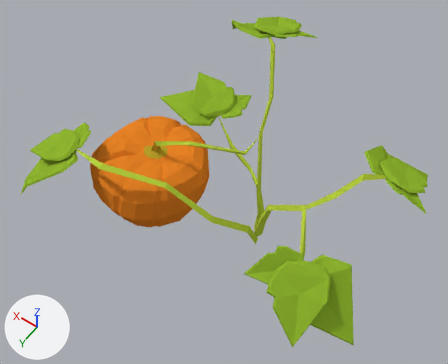
The Blender file Environment/FarmPlants/Pumpkin1.blend: old version first, new version second.
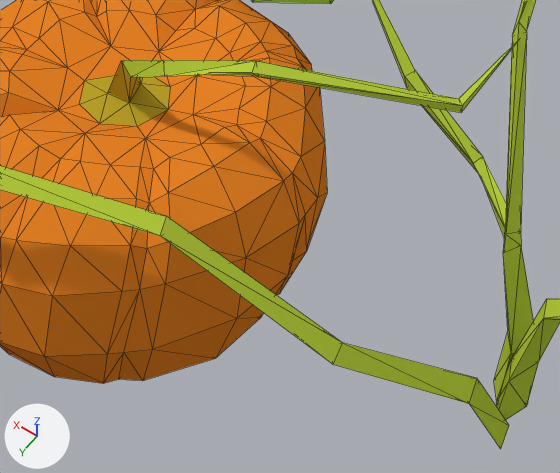
There are two pictures of each version: one whole from a 50 mm lens placed at (-1.48, 2.55, 4.46), pointed at (0.34, 0.0, 0.47), one close up on the part from 27% to 61% of the width and 34% to 69% of the height. The axes (+X, +Y, +Z) are drawn at lower left. The lights are the same throughout. The close-ups show mesh edges as thin lines.

Names of what the first close-up shows: 'Pumpink_02_LOD-0', 'Pumpink_02_LOD-0.001'.
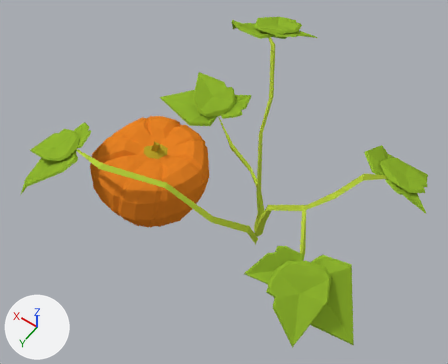
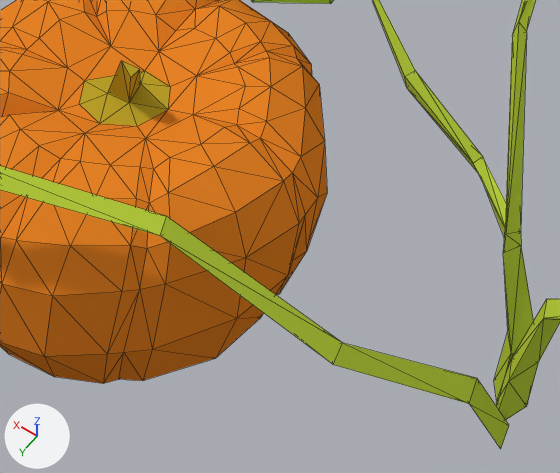
Where the change shows, as pixel boxes (x1, y1, x2, y2) in the close-ups (560 x 473 px):
'Pumpink_02_LOD-0.001', reshaped
    before: (0, 0, 519, 384)
    after: (0, 0, 327, 384)
part 1 of me_retopoflow_001, cut back
    before: (121, 40, 519, 113)
    after: (121, 60, 139, 77)

The change, as a list of edits to the scene's bpy script:
```text
Change me_retopoflow_001:
    used by ob_pumpink_02_lod_0_001; location = (0.0, 0.0, 0.0); scale = (0.463, 0.463, 0.463)
    remove me_retopoflow_001.from_pydata(...)  # 255 vertices, 253 faces; spans x 0.47..3.08, y -0.75..1.53, z -0.02..2.03
    remove me_retopoflow_001.materials.append(mat_material_008)  # green #b6cd3e
    add me_retopoflow_001.from_pydata(...)  # 245 vertices, 242 faces; spans x 0.94..3.08, y -0.65..1.53, z -0.02..1.71
    me_retopoflow_001 part 1
    10 vertices are removed from x 0.47..1.62, y -0.75..0.48, z 1.67..2.03
    12 faces are deleted
    1 new face joins them, mat_material_010 (yellow #b9a12a)
```
